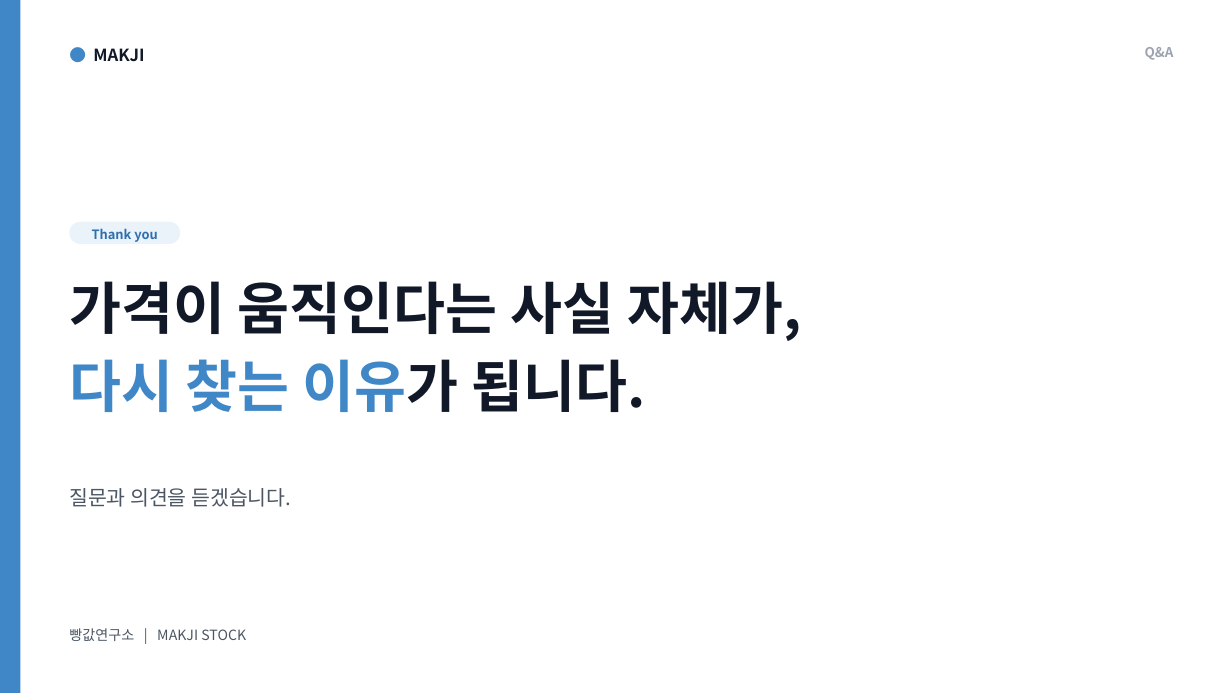
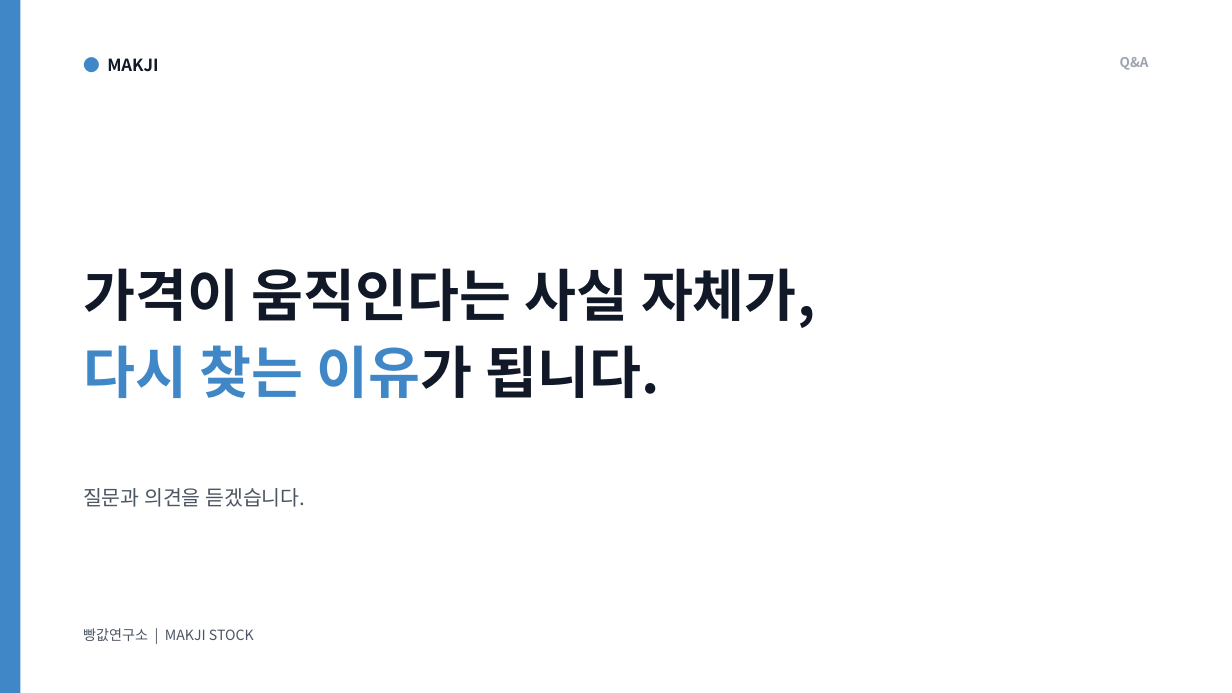
Before and after one commit to jennie-brain/makji-personal, a slide deck: slide 16 of docs/04_presentations/막지스톡_기업대표_서비스기획_발표v5.0.pptx (slide 15 before the commit). Drawn at 1232x693 pixels with LibreOffice and Linux fonts; fonts in the diff are those of the drawing. Boxes give left, top, right and bottom in pixels: in the first picture for what was removed or moved away, otherwise in the second. Text is boxed around its words. In the diff, an @@ line names an element or a change of style, - is before the commit and + after.

```diff
--- a/docs/04_presentations/막지스톡_기업대표_서비스기획_발표v5.0.pptx
+++ b/docs/04_presentations/막지스톡_기업대표_서비스기획_발표v5.0.pptx
@@ text "● MAKJI": place and size @@
-text "● MAKJI" at bbox=[93, 48, 144, 62]
+text "● MAKJI" at bbox=[107, 58, 158, 72]
@@ text "Q&A": place and size @@
-text "Q&A" at bbox=[1145, 47, 1174, 60]
+text "Q&A" at bbox=[1120, 57, 1149, 70]
@@ rounded rectangle removed at bbox=[69, 222, 180, 244] @@
@@ text removed at bbox=[92, 228, 157, 242] @@
-Thank you
@@ text "가격이 움직인다는 사실 자체가,": place and size @@
-text "가격이 움직인다는 사실 자체가," at bbox=[69, 281, 802, 412]
+text "가격이 움직인다는 사실 자체가," at bbox=[83, 268, 816, 398]
@@ text "질문과 의견을 듣겠습니다.": place and size @@
-text "질문과 의견을 듣겠습니다." at bbox=[69, 488, 291, 507]
+text "질문과 의견을 듣겠습니다." at bbox=[83, 488, 305, 507]
@@ text "빵값연구소 | MAKJI STOCK" rewrapped from bbox=[69, 628, 246, 641] to bbox=[83, 628, 254, 641] @@
```
Also in this commit, not shown: 13 other slides changed, 2 slides added, 1 slide removed, 2 other files.
